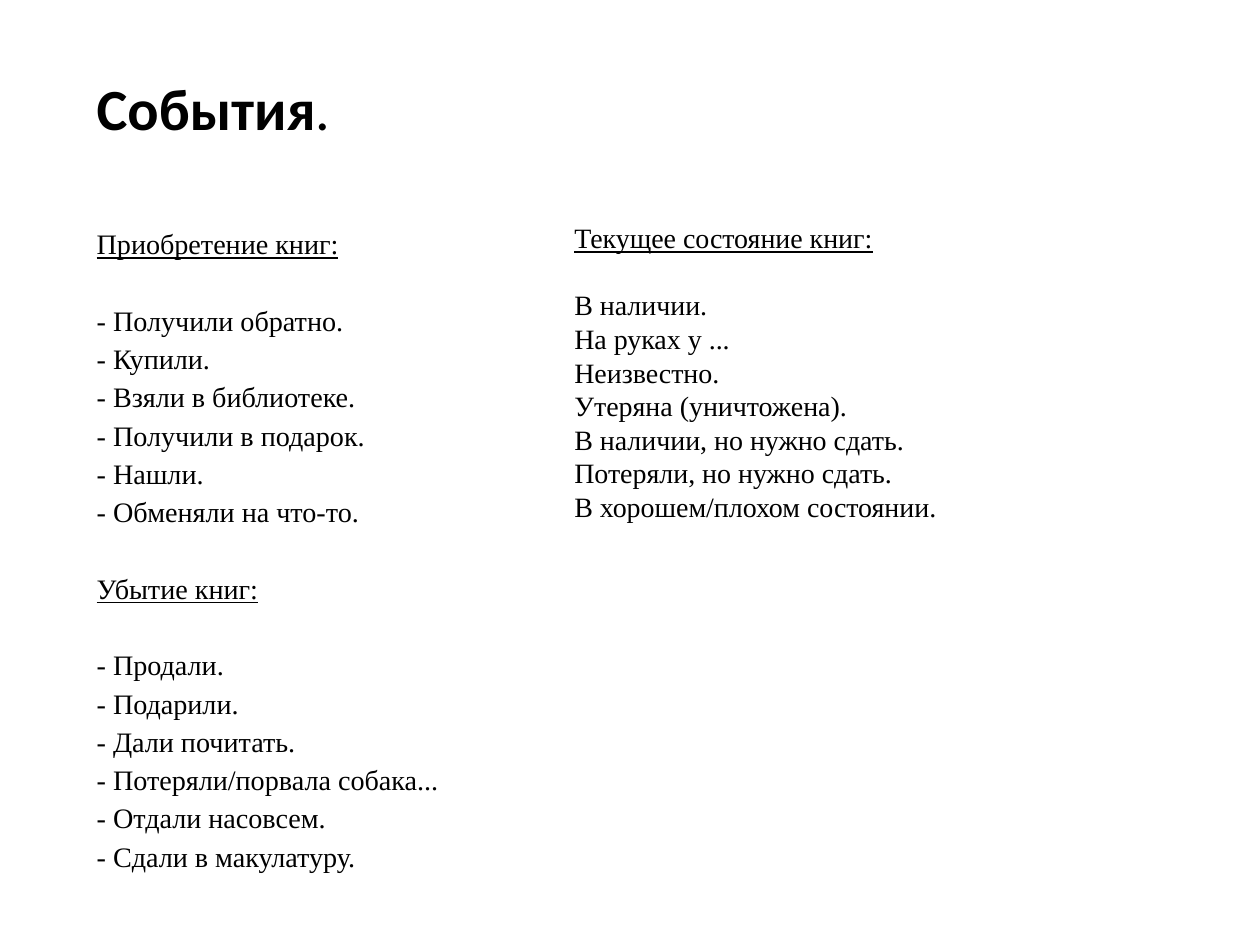
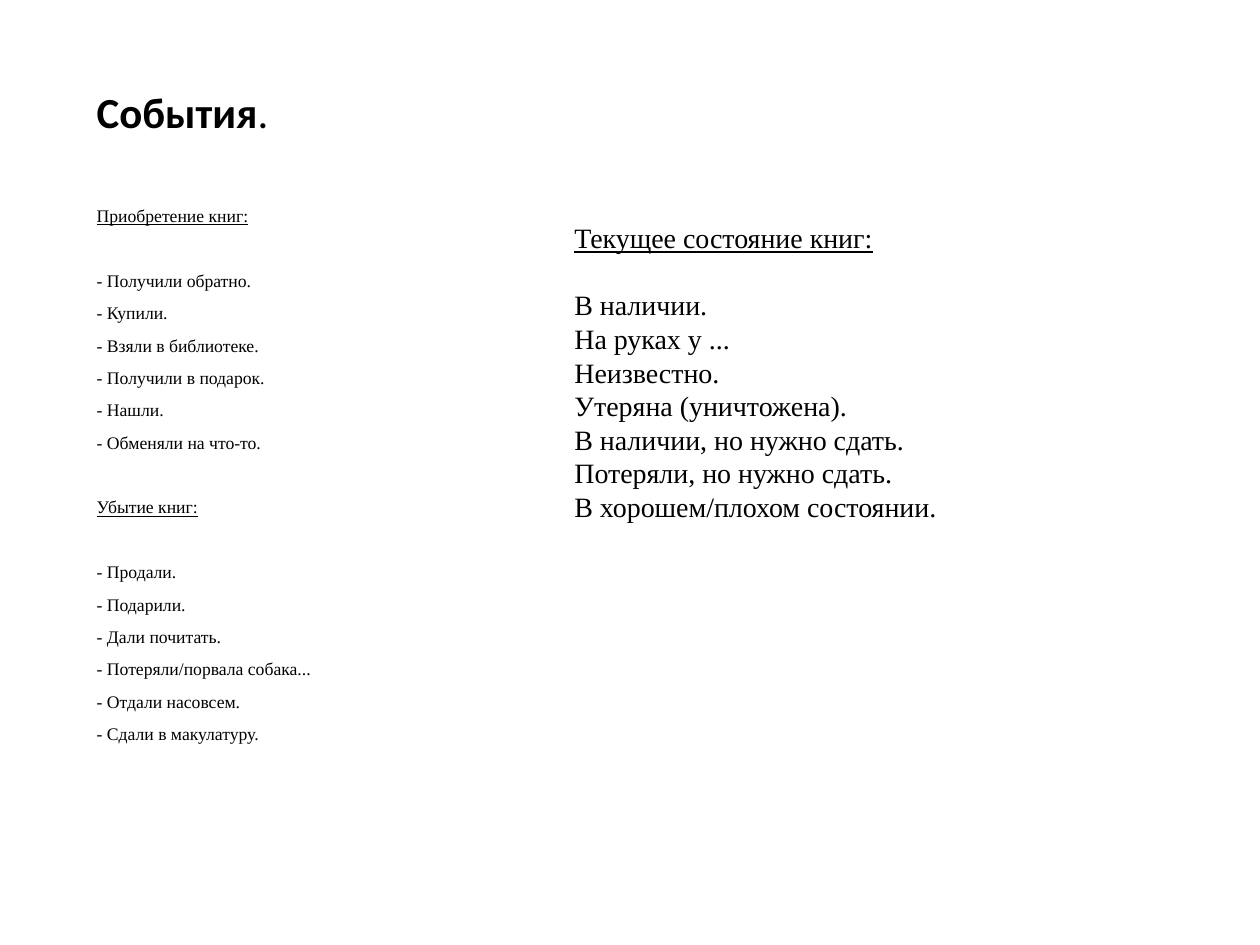
Before and after one commit to VividPhoenixGame/Kursovaya_Pungin, a slide deck: slide 5 of БД для домашней библиотеки1.pptx. Drawn at 1260x945 pixels with LibreOffice and Linux fonts; fonts in the diff are those of the drawing. Boxes give left, top, right and bottom in pixels: in the first picture for what was removed or moved away, otherwise in the second. Text is boxed around its words. In the diff, an @@ line names an element or a change of style, - is before the commit and + after.

```diff
--- a/БД для домашней библиотеки1.pptx
+++ b/БД для домашней библиотеки1.pptx
@@ text "События." at (x1=97, y1=98, x2=269, y2=129): size 33.3 to 24.5 pt; line spacing 0.9 to 1 @@
@@ text "Приобретение книг:" at (x1=97, y1=209, x2=311, y2=744): size 16.1 to 10.1 pt; line spacing 0.8 to 1 @@
```
Also in this commit, not shown: 4 other slides changed.
